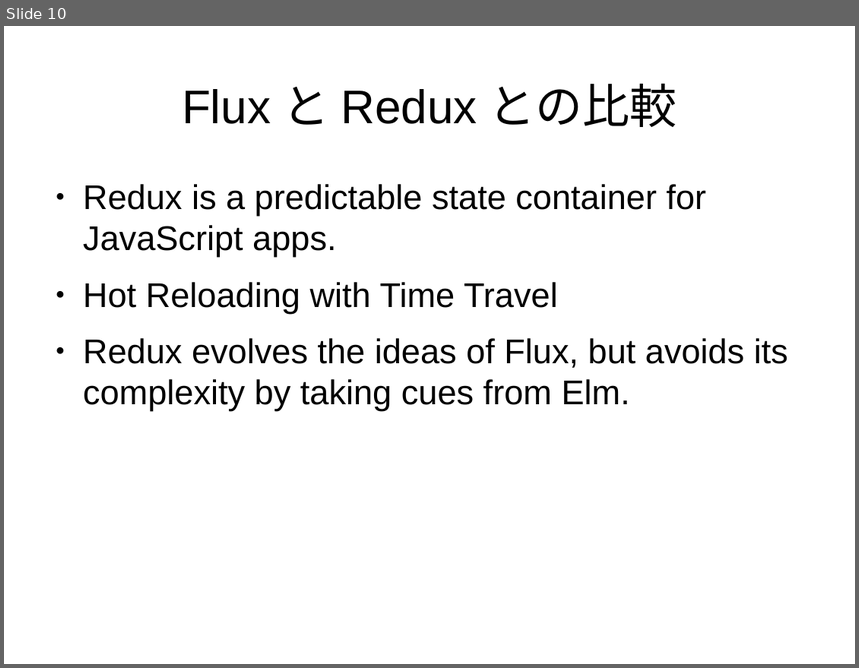
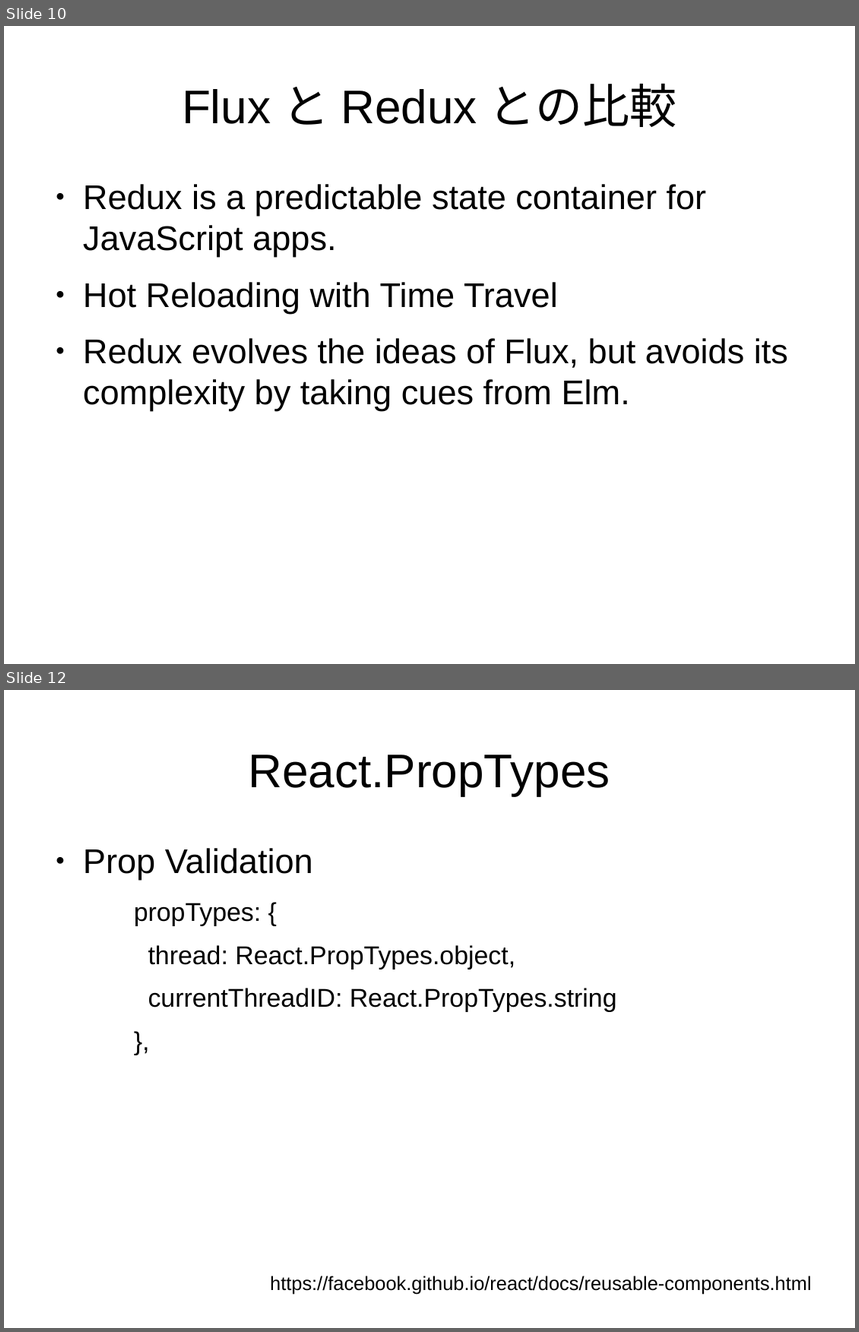
Before and after one commit to sallop/til, a slide deck: react入門.odp. Shown one above the other, each under a label of ours: slide 10 before the commit, slides 10 and 12 after it; the slides between them are not shown. The pictures are 859x668 and 859x1332 pixels, drawn with LibreOffice and Linux fonts; fonts in the diff are those of the drawing. Boxes give left, top, right and bottom in pixels: in the first picture for what was removed or moved away, otherwise in the second. Text is boxed around its words. In the diff, an @@ line names an element or a change of style, - is before the commit and + after.

```diff
--- a/react入門.odp
+++ b/react入門.odp
@@ slide 12 added at (4,690,855,1328), background #FFFFFF @@
@@ title added at (249,755,610,796), 44 pt, text #000000 @@
+React.PropTypes
@@ text added at (83,848,617,1012), 24 pt, text #000000 @@
+● Prop Validation
+  propTypes: {
+  thread: React.PropTypes.object,
+  currentThreadID: React.PropTypes.string
+  },
@@ text added at (270,1276,812,1294), 18 pt, text #000000 @@
+https://facebook.github.io/react/docs/reusable-components.html
```
Also in this commit, not shown: 1 slide changed, 2 other slides added.
